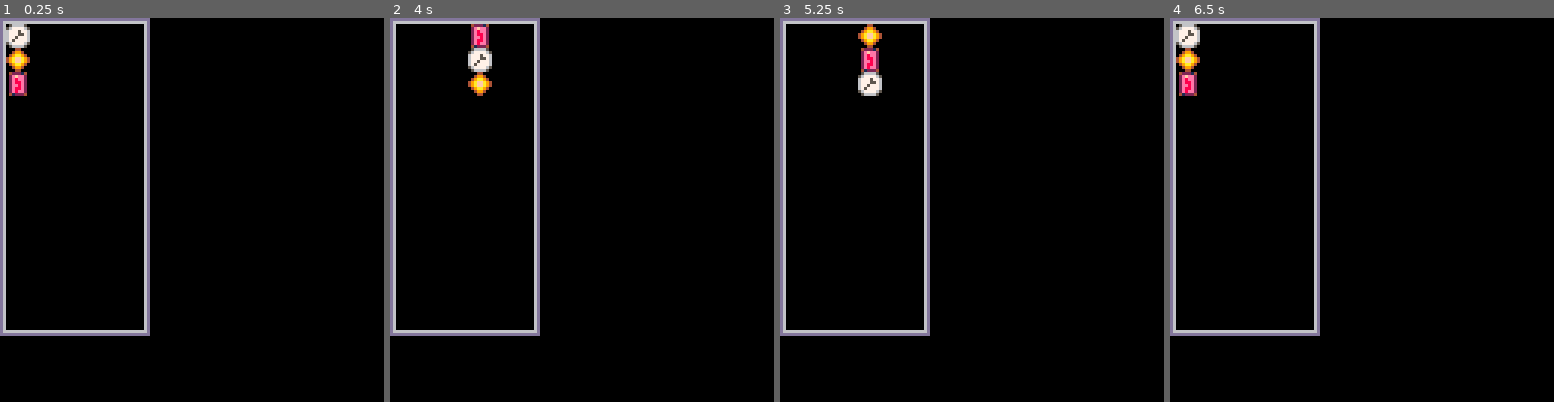
Above: before the commit, frames 1-4 (left to right).
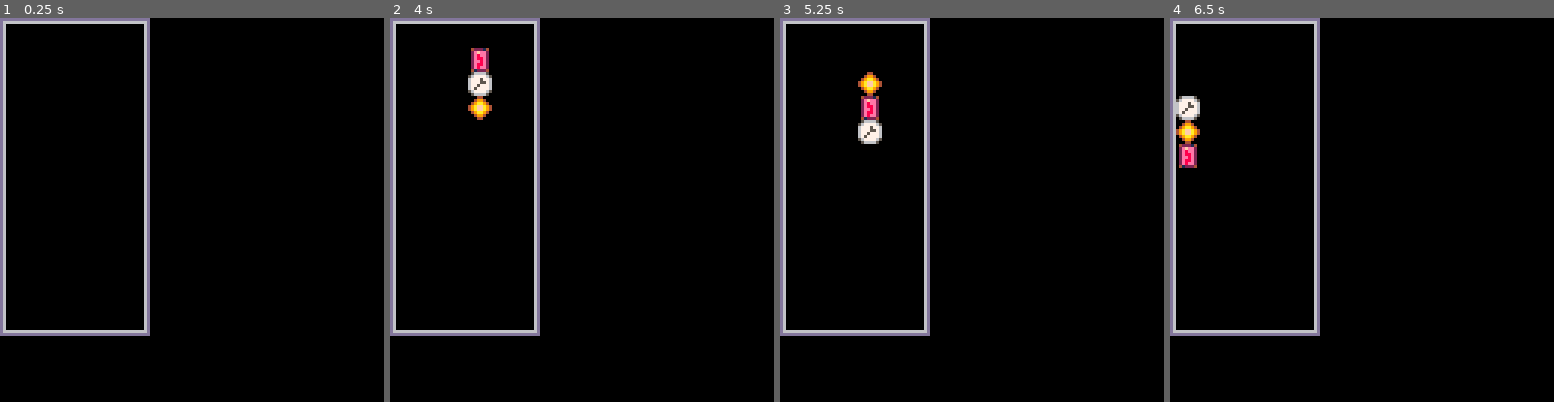
Above: after the commit, the same moments.

Repository: brunopinheiro/pico8_carts
Game: PICO-8 cartridge tagw.p8
The game is run twice, just before and just after one commit, with the same random seed, the same clock (stepped at 60 frames per second) and the same inputs.
Inputs:
- Up to frame 1 (0.25 s): no input
- Up to frame 2 (4 s): tap O (Z key) at 0.33, 0.7, 1.43, 2.22, 3.1, 3.98 s; tap X (X key) at 1.07, 2.07, 2.4, 2.73, 3.07, 3.4, 3.73 s; hold Left 1.97-2.37 s; hold Down 2.42-2.82 s; hold Right 2.87-3.53 s; hold Up from 3.58 s (still down)
- Up to frame 3 (5.25 s): tap X (X key) every 0.33 s from 4.07 to 5.07 s; release Up at 4.08 s; hold Right 4.13-4.53 s; hold Down 4.58-5.08 s; tap O (Z key) at 4.87 s; hold Left from 5.13 s (still down)
- Up to frame 4 (6.5 s): tap X (X key) every 0.33 s from 5.4 to 6.4 s; tap O (Z key) at 5.75 s; release Left at 5.8 s; hold Up 5.85-6.18 s; hold Left from 6.23 s (still down)

The runs differ from the first frame. In frame 1, 0.9% of the frame differs, in the area x 1-8%, y 1-21%; in frame 2, 1.3%; in frame 3, 1.6%; in frame 4, 1.8%, in the area x 1-8%, y 1-40%.

Commit message:
[tagw] glue triple on board

Diff:
--- a/tagw.p8
+++ b/tagw.p8
@@ -5,20 +5,19 @@
 --   by brunopinheiro
 
 -- game loop
-local board, triple
+local board
 function _init()
 	board = c_board()
-	triple = c_triple()
+	board:set_active(c_triple(board))
 end
 
 function _update60()
-	triple:update()
+	board:update()
 end
 
 function _draw()
 	cls()
 	board:draw()
-	triple:draw()
 end
 
 --core
@@ -36,6 +35,10 @@
 	local backup = t[k1]
 	t[k1] = t[k2]
 	t[k2] = backup
+end
+
+function try(t, method)
+	if t then t[method](t) end
 end
 
 function c_animator()
@@ -92,6 +95,10 @@
 					self:delayed(name, merge(args, { loops=loops - 1 }))
 				end or callback
 			)
+		end,
+
+		stop = function(self, name)
+			self.animator:stop(name)
 		end,
 
 		animate = function(self, name, args)
@@ -133,10 +140,39 @@
 end
 
 -->8
--- components
+-- board and components
+function c_board()
+	local active_triple
+
+	return merge_into({
+		bounds = function()
+			return { min_x=2, max_x=40, max_y=80 }
+		end,
+
+		set_active = function(self, triple)
+			active_triple = triple
+		end,
+
+		glue = function(self, triple)
+			active_triple = nil
+		end,
+
+		update = function()
+			try(active_triple, 'update')
+		end,
+
+		draw = function()
+			try(active_triple, 'draw')
+			rect(0, 0, 49, 105, 13)
+			rect(1, 1, 48, 104, 6)
+		end
+	}, c_gameobject())
+end
+
 local comp_screw, comp_gear, comp_wire = 1, 2, 3
 
-function c_triple()
+function c_triple(board)
+	local x, y, should_fall, gluing = 2, -30, true, false
 	local components = { comp_screw, comp_gear, comp_wire }
 
 	function try_swap()
@@ -146,37 +182,46 @@
 		end
 	end
 
+	function hor_mov(bounds)
+		local hor = btnp(btn_left) and -8 or (btnp(btn_right) and 8 or 0)
+		x = max(bounds.min_x, min(x + hor, bounds.max_x))
+	end
+
+	function ver_mov(triple, bounds)
+		if not should_fall then return end
+
+		should_fall = false
+		gluing = false
+		triple:delayed('fall', { duration=1, callback=function() should_fall = true end })
+		triple:stop('glue')
+		y = min(bounds.max_y, y + 8)
+	end
+
 	function try_move(triple)
-		local hor = btnp(btn_left) and -8 or (btnp(btn_right) and 8 or 0)
-		triple.x = max(2, min(triple.x + hor, 40))
+		local bounds = board:bounds()
+		hor_mov(bounds)
+
+		if y < bounds.max_y then
+			ver_mov(triple, bounds)
+		else
+			if not gluing then
+				triple:delayed('glue', { duration=1, callback=function() board:glue(triple) end })
+				gluing = true
+			end
+		end
 	end
 
 	return merge_into({
-		x = 2,
-		y = 2,
-
 		update = function(self)
 			self.animator:update()
 			try_swap()
 			try_move(self)
 		end,
 
-		draw = function(self)
+		draw = function()
 			for i, comp in pairs(components) do
-				spr(comp, self.x, self.y + (i - 1) * 8)
-			end
-		end
-	}, c_gameobject())
-end
-
--- board
-function c_board()
-	local x, y, w, h = 1, 1, 48, 104
-
-	return merge_into({
-		draw = function()
-			rect(x-1, y-1, w+1, h+1, 13)
-			rect(x, y, w, h, 6)
+				spr(comp, x, y + (i - 1) * 8)
+			end
 		end
 	}, c_gameobject())
 end
